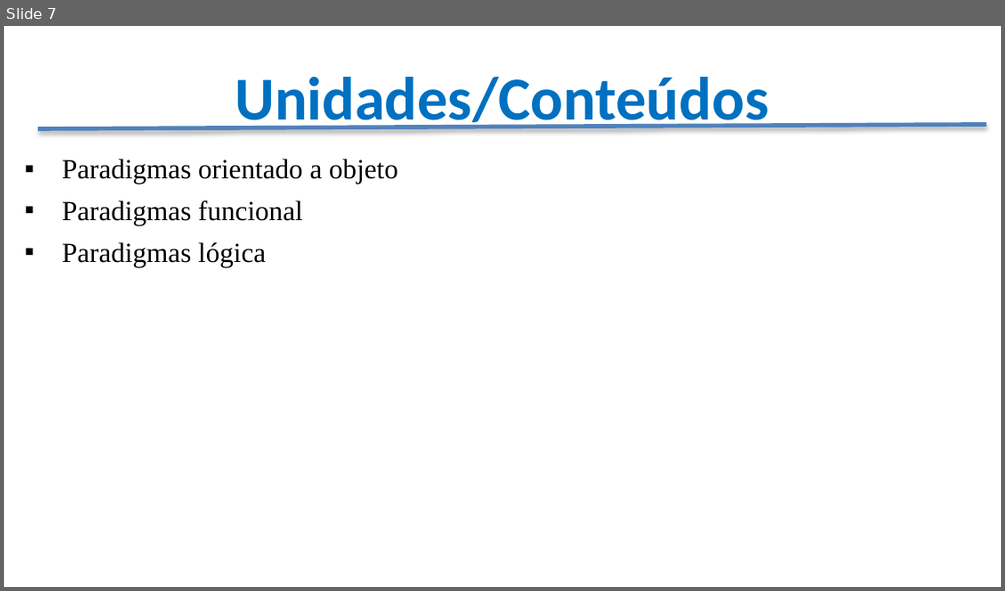
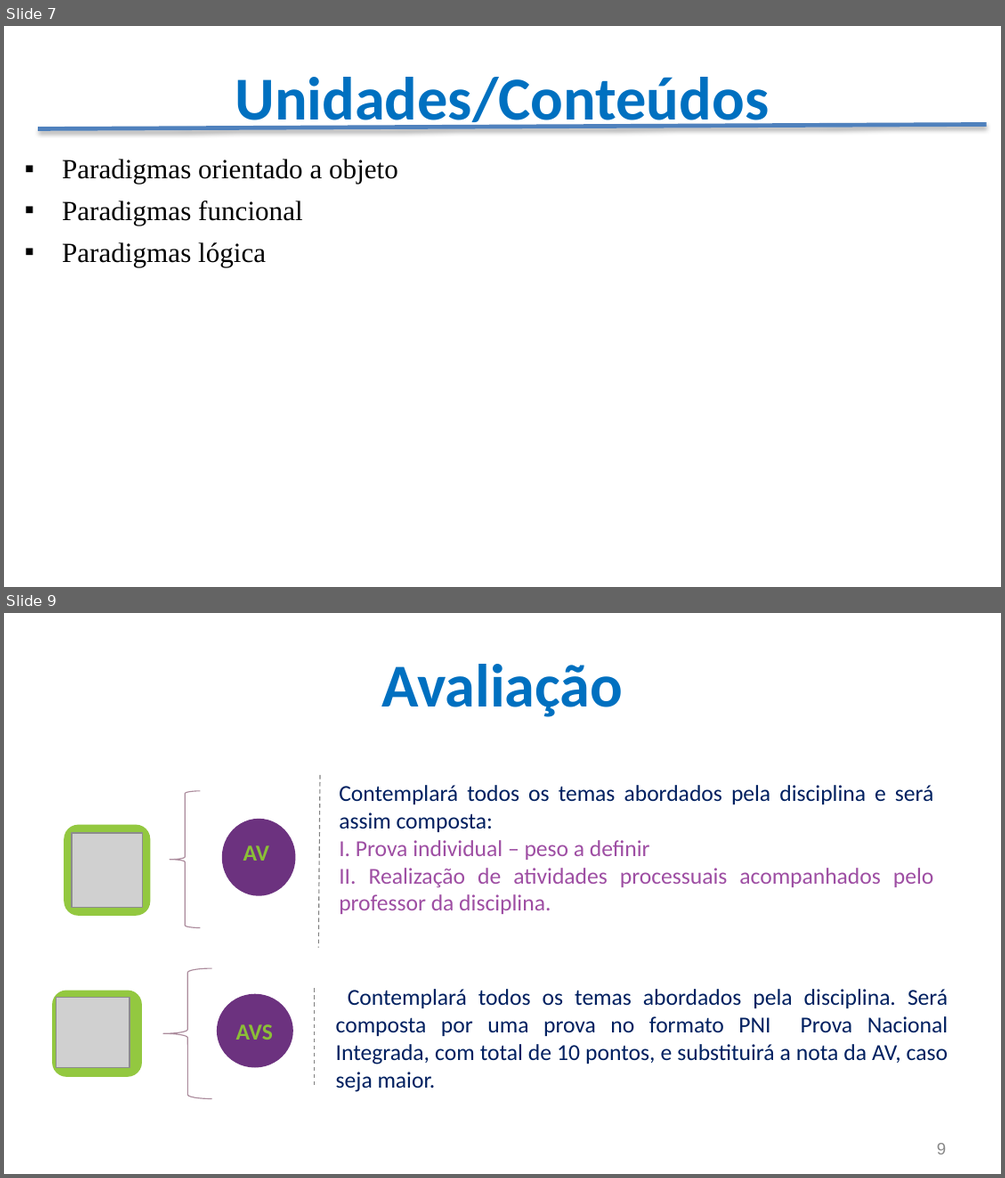
Before and after one commit to CloudEducationBrazil/WydenPythonParadigmas, a slide deck: Apresentação - Programação Python.pptx. Shown one above the other, each under a label of ours: slide 7 before the commit, slides 7 and 9 after it; the slides between them are not shown. The pictures are 1005x591 and 1005x1178 pixels, drawn with LibreOffice and Linux fonts; fonts in the diff are those of the drawing; grey boxes stand for pictures; background and template pictures are left out. Boxes give left, top, right and bottom in pixels: in the first picture for what was removed or moved away, otherwise in the second. Text is boxed around its words. In the diff, an @@ line names an element or a change of style, - is before the commit and + after.

```diff
--- a/Apresentação - Programação Python.pptx
+++ b/Apresentação - Programação Python.pptx
@@ slide 9 added at box(4, 613, 1001, 1174), background picture (left out) @@
@@ title added at box(381, 664, 623, 717), 44 pt, text #0070C0, bold @@
+Avaliação
@@ group added at box(64, 774, 934, 947): 2 texts, 1 line, 1 ellipse, 1 left brace, 1 rounded rectangle, 1 picture @@
+Contemplará todos os temas abordados pela disciplina e será assim composta:
+I. Prova individual – peso a definir
+II. Realização de atividades processuais acompanhados pelo professor da disciplina.
+AV
@@ group added at box(52, 968, 947, 1098): 2 texts, 1 line, 1 left brace, 1 rounded rectangle, 1 picture, 1 ellipse @@
+Contemplará todos os temas abordados pela disciplina. Será composta por uma prova no formato PNI Prova Nacional Integrada, com total de 10 pontos, e substituirá a nota da AV, caso seja maior.
+AVS
@@ page number added at box(937, 1143, 946, 1154), 12 pt, text #888888 @@
+9
```
Also in this commit, not shown: 3 slides changed, 3 other slides added.
